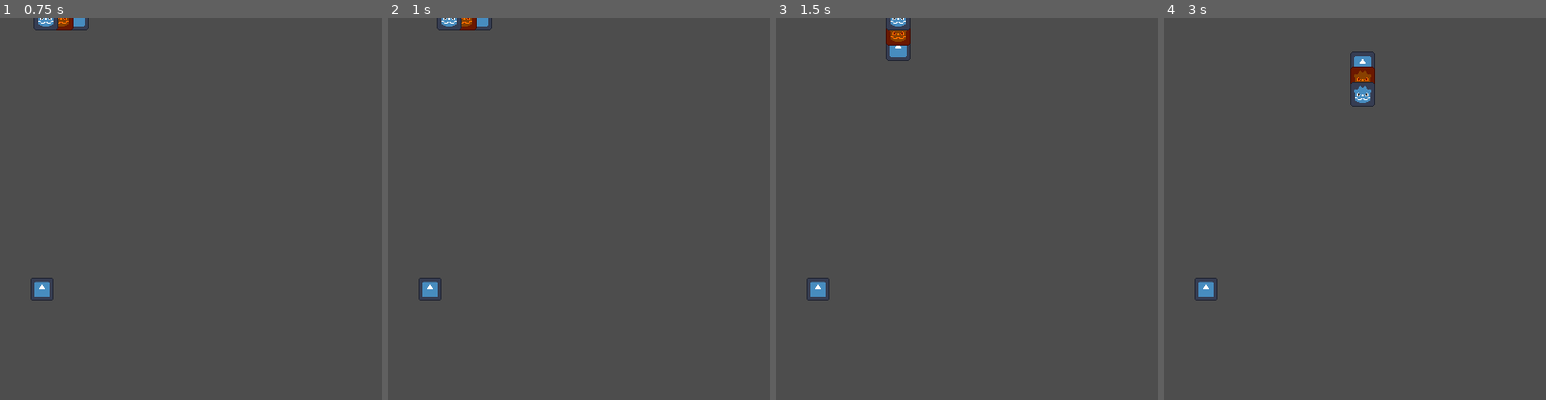
Above: before the commit, frames 1-4 (left to right).
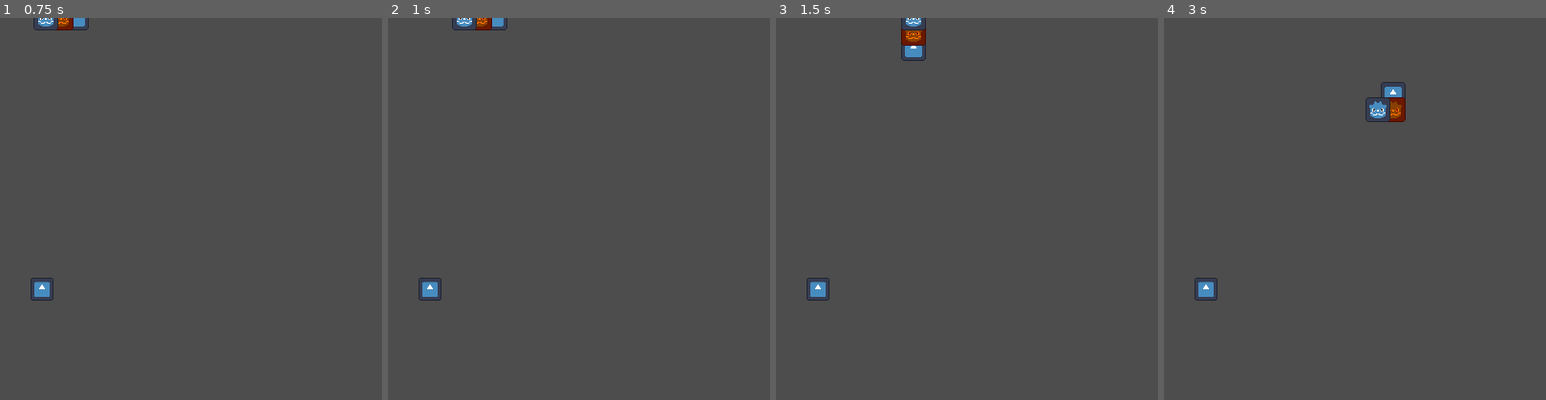
Above: after the commit, the same moments.

Repository: biageez/tartigradesrepo
Game: Godot game, scene res://main.tscn
Same seed, same stepped clock (60 frames per second), same inputs: the game is played once before the commit and once after it. Before the commit the project starts from res://tardigradegameController.tscn. The engine's default icon, where the game draws it, is replaced by a stand-in: a white triangle on a blue panel in a dark square.
Inputs:
- Up to frame 1 (0.75 s): tap Enter at 0.5 s; hold Right (ui_right) from 0.53 s (still down)
- Up to frame 2 (1 s): keep holding Right (ui_right)
- Up to frame 3 (1.5 s): tap Space at 1.25 s; release Right (ui_right) at 1.28 s; hold Down (ui_down) from 1.28 s (still down)
- Up to frame 4 (3 s): release Down (ui_down) at 2.03 s; hold Right (ui_right) 2.03-2.78 s; hold Up (ui_up) from 2.78 s (still down)
The pictures show only the part of the screen within x 0-50%, y 0-50%; the shares and areas given below are measured in that part.

Frame 1 is identical in both runs. In frame 2, 0.5% of the frame differs, in the area x 12-32%, y 0-4%; in frame 3, 0.9%; in frame 4, 1.2%, in the area x 48-64%, y 8-28%.

Commit message:
Tardigrade movement
Adjusting controls, so tardigrade didn't turn on itself

Diff:
--- /dev/null
+++ b/tartigrades/TardigradeGame.gd
@@ -0,0 +1,9 @@
+extends Node2D
+
+@export var Food : PackedScene
+
+func SpawnPlantCell():
+	call_deferred("spawnPlantCellDeferred")
+
+func spawnPlantCellDeferred():
+	add_child(Food.instantiate())
--- a/tartigrades/TardigradeGameController.gd
+++ b/tartigrades/TardigradeGameController.gd
@@ -1,9 +1,10 @@
 extends Node2D
 const TILESIZE = 16
-var moveDelay = .15
+var moveDelay = .12
 var moveTimer = 0
 var direction = Vector2(1,0)
 var tardigradeBody = []
+var new_direction = direction
 
 func _ready() -> void:
 	for i in range(3):
@@ -12,19 +13,25 @@
 	pass
 
 func _process(delta: float) -> void:
+	if Input.is_action_just_pressed("ui_up"):
+		if direction != Vector2(0, 1):
+			new_direction = Vector2(0, -1)
+	elif Input.is_action_just_pressed("ui_down"):
+		if direction != Vector2(0, -1):
+			new_direction = Vector2(0, 1)
+	elif Input.is_action_just_pressed("ui_left"):
+		if direction != Vector2(1, 0):
+			new_direction = Vector2(-1, 0)
+	elif Input.is_action_just_pressed("ui_right"):
+		if direction != Vector2(-1, 0):
+			new_direction = Vector2(1, 0)
+
+
 	moveTimer += delta
 	if moveTimer >= moveDelay:
 		moveTimer = 0
+		direction = new_direction
 		moveTardigrade()
-
-	if Input.is_action_just_pressed("ui_up") and direction != Vector2(0, 1):
-		direction = Vector2(0, -1)
-	if Input.is_action_just_pressed("ui_down") and direction != Vector2(0, -1):
-		direction = Vector2(0, 1)
-	if Input.is_action_just_pressed("ui_left") and direction != Vector2(1, 0):
-		direction = Vector2(-1, 0)
-	if Input.is_action_just_pressed("ui_right") and direction != Vector2(-1, 0):
-		direction = Vector2(1, 0)
 
 func growTardigrade():
 	var middle = tardigradeBody[1]
--- a/tartigrades/food.gd
+++ b/tartigrades/food.gd
@@ -7,5 +7,6 @@
 
 func _on_body_entered(body: Node2D) -> void:
 	body.get_parent().growTardigrade()
+	get_parent().SpawnPlantCell()
 	queue_free()
 	pass # Replace with function body.
--- /dev/null
+++ b/tartigrades/main.tscn
@@ -0,0 +1,14 @@
+[gd_scene load_steps=4 format=3 uid="uid://ck1msl4y2cj5n"]
+
+[ext_resource type="Script" uid="uid://bmxsitsvqynyd" path="res://TardigradeGame.gd" id="1_h2yge"]
+[ext_resource type="PackedScene" uid="uid://cwts06dwryq4" path="res://food.tscn" id="2_1bvp3"]
+[ext_resource type="Script" uid="uid://dbftnb1ytump1" path="res://TardigradeGameController.gd" id="3_lquwl"]
+
+[node name="Node2D" type="Node2D"]
+script = ExtResource("1_h2yge")
+Food = ExtResource("2_1bvp3")
+
+[node name="Tardigrade" type="Node2D" parent="."]
+script = ExtResource("3_lquwl")
+
+[node name="Food" parent="." instance=ExtResource("2_1bvp3")]
--- a/tartigrades/tardigradegameController.tscn
+++ /dev/null
@@ -1,11 +0,0 @@
-[gd_scene load_steps=3 format=3 uid="uid://ck1msl4y2cj5n"]
-
-[ext_resource type="Script" uid="uid://bjyempl57180" path="res://TardigradeGameController.gd" id="1_dmqd7"]
-[ext_resource type="PackedScene" uid="uid://cwts06dwryq4" path="res://food.tscn" id="2_3u368"]
-
-[node name="Node2D" type="Node2D"]
-
-[node name="Tardigrade" type="Node2D" parent="."]
-script = ExtResource("1_dmqd7")
-
-[node name="Food" parent="." instance=ExtResource("2_3u368")]
Not shown, added: tartigrades/TardigradeGame.gd.uid
Not shown, changed: tartigrades/TardigradeGameController.gd.uid
Not shown, added: tartigrades/main.tscn10326117772.tmp
Not shown, added: tartigrades/main.tscn10331346441.tmp
Not shown, added: tartigrades/main.tscn10344545956.tmp
Not shown, added: tartigrades/main.tscn10401581895.tmp
Not shown, removed: tartigrades/snakegameController.tscn5418791441.tmp
